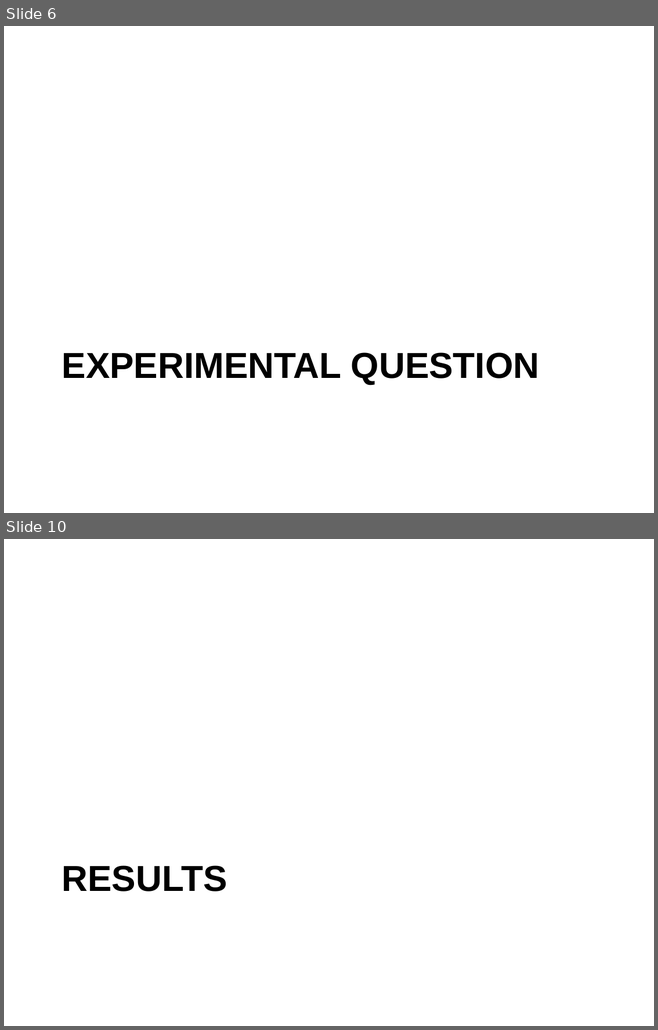
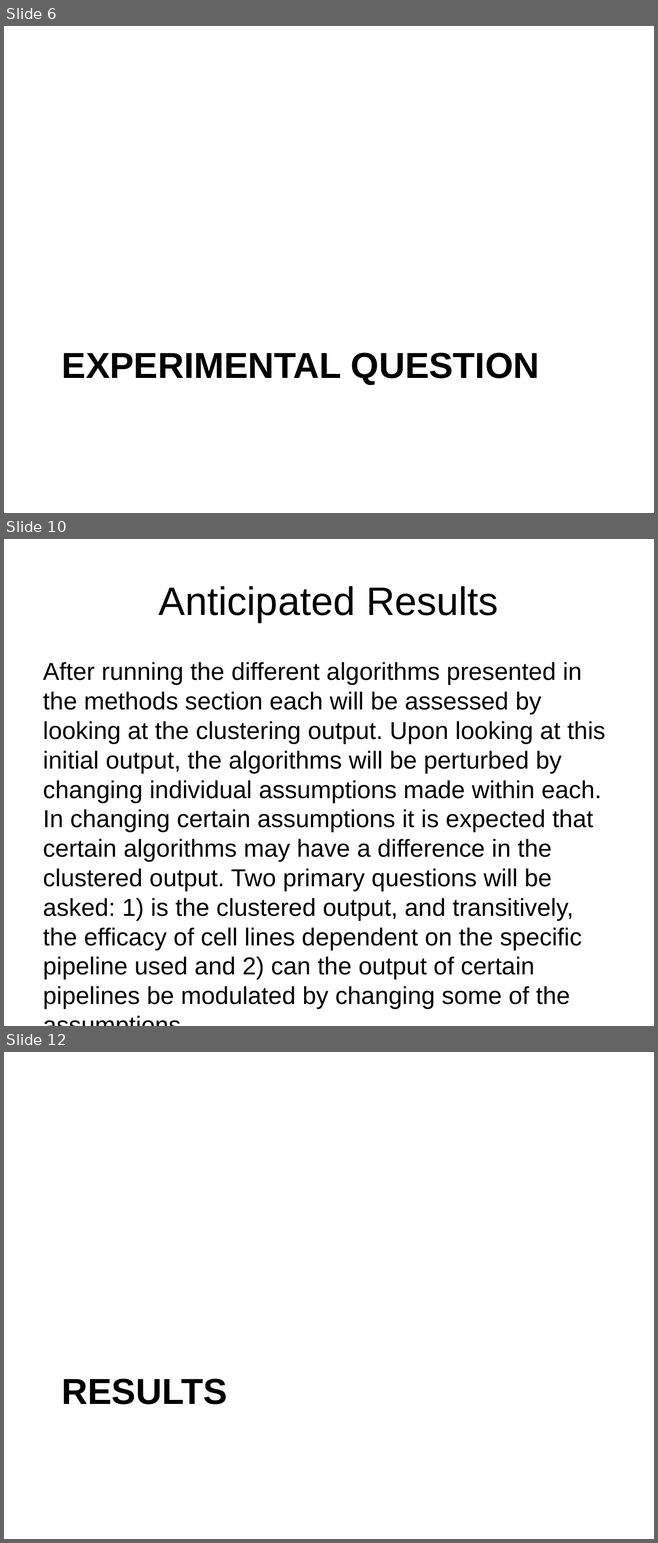
Before and after one commit to eotles/CS838, a slide deck: ProjectPresentation.pptx. Shown one above the other, each under a label of ours: slides 6 and 10 before the commit, slides 6, 10 and 12 after it; the slides between them are not shown. The pictures are 658x1030 and 658x1543 pixels, drawn with LibreOffice and Linux fonts; fonts in the diff are those of the drawing. Boxes give left, top, right and bottom in pixels: in the first picture for what was removed or moved away, otherwise in the second. Text is boxed around its words. In the diff, an @@ line names an element or a change of style, - is before the commit and + after.

```diff
--- a/ProjectPresentation.pptx
+++ b/ProjectPresentation.pptx
@@ slide 10 added at box(4, 539, 654, 1026), background #FFFFFF @@
@@ title added at box(159, 586, 498, 622), 44 pt, text #000000 @@
+Anticipated Results
@@ text added at box(43, 662, 605, 980), 27.2 pt, text #000000 @@
+After running the different algorithms presented in the methods section each will be assessed by looking at the clustering output. Upon looking at this initial output, the algorithms will be perturbed by changing individual assumptions made within each. In changing certain assumptions it is expected that certain algorithms may have a difference in the clustered output. Two primary questions will be asked: 1) is the clustered output, and transitively, the efficacy of cell lines dependent on the specific pipeline used and 2) can the output of certain pipelines be modulated by changing some of the assumptions.
@@ what was slide 10 is now slide 12 @@
```
Also in this commit, not shown: 4 slides changed, 7 other slides added, 5 slides removed.
